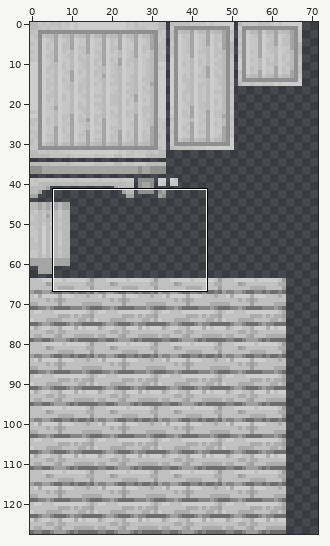
Sprite sheet -- assets/minecraft/textures/projecteden/decoration/dyeable/wooden_set_1.png. Above: a wide view before the commit, with the close-up outlined.
Close-up. As it was:
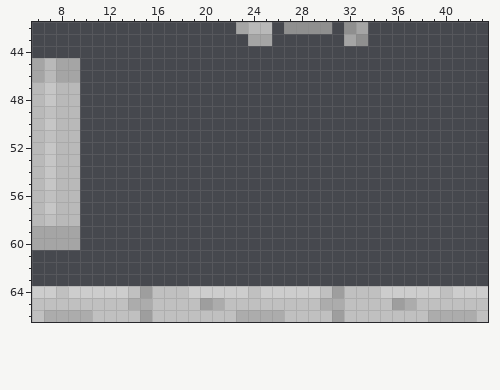
The file is 128x128 pixels. Colours within 5 levels of each other are drawn and written as one. Shown: x 6..43, y 42..66. The wide view leaves out empty margins.
Now the later version:
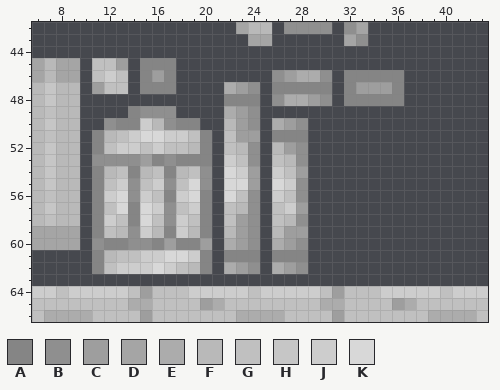
Palette (. is transparent): A #858585  B #8f8f8f  C #9e9e9e  D #a5a5a5  E #acacac  F #b9b9b9  G #c0c0c0  H #c6c6c6  J #cdcdcd  K #d8d8d8
Difference:
Colour A now appears in row 45 at x 15 to 17; in row 46 at x 15, 17 and 32 to 36; in row 47 at x 15 to 17, 26 to 30, 32 and 36; in row 48 at x 22 to 24 and 32 to 36; in row 49 at x 14; in row 50 at x 13 to 14 and 18 to 19.
Colour A now appears in row 51 at x 11, 20 and 26 to 28; in row 52 at x 11 and 20; in row 53 at x 16 and 18 to 20; in row 54 at x 11, 14 and 17; in row 55 at x 11; in row 56 at x 11, 17 and 20.
Colour A now appears in rows 57 to 58 at x 11, 14 and 20; in row 59 at x 11, 17 and 20; in row 60 at x 12 to 13, 16 and 18 to 19; in row 61 at x 11, 20, 22 to 24 and 26 to 28; in row 62 at x 11 and 20.
Colour B now appears in row 46 at x 26 and 30; in row 47 at x 24; in row 48 at x 26 and 30; in row 49 at x 15 to 17 and 24; in row 50 at x 12, 17, 24 and 28; in row 52 at x 24 and 28.
Colour B now appears in row 53 at x 11 to 14, 17, 24 and 28; in row 54 at x 20; in row 55 at x 14, 17, 20 and 28; in row 56 at x 14, 24 and 28; in row 57 at x 17 and 24; in row 58 at x 17, 24 and 28.
Colour B now appears in row 59 at x 14 and 24; in row 60 at x 11, 14 to 15, 24 and 28; in row 62 at x 24 and 28.
Colour C now appears in row 45 at x 13; in row 46 at x 16 and 27; in row 47 at x 11, 23 and 33 to 35; in row 48 at x 29; in row 49 at x 23; in row 50 at x 23 and 27.
Colour C now appears in row 51 at x 23 to 24; in row 52 at x 27; in row 53 at x 15; in row 54 at x 24 and 28; in row 55 at x 24; in row 57 at x 28.
Colour C now appears in row 58 at x 23; in row 59 at x 23 and 27 to 28; in row 60 at x 17, 20, 23 and 27; in row 62 at x 23 and 27.
Colour E now appears in row 46 at x 28 to 29; in row 47 at x 22; in row 48 at x 27 to 28; in row 49 at x 22; in row 50 at x 26; in row 60 at x 22 and 26.
Colour E now appears in row 62 at x 22 and 26.
Colour F now appears in row 50 at x 16 and 22; in row 51 at x 12; in row 52 at x 19, 23 and 26; in row 53 at x 27; in row 54 at x 12, 15 and 18; in row 57 at x 23.
Colour F now appears in row 58 at x 27; in row 59 at x 13, 16, 19, 22 and 26; in row 61 at x 12; in row 62 at x 19.
Colour G now appears in row 45 at x 11 to 12; in row 46 at x 11 and 13; in row 47 at x 12 to 13; in row 51 at x 13, 19 and 22; in row 52 at x 12, 15, 17 to 18 and 22; in row 53 at x 23 and 26.
Colour G now appears in row 54 at x 13, 16, 19 and 27; in row 55 at x 12, 15 and 18; in row 56 at x 16, 23 and 27; in row 57 at x 12, 18, 22 and 26; in row 58 at x 13, 16, 19, 22 and 26; in row 59 at x 12.
Colour G now appears in row 61 at x 13 to 14; in row 62 at x 12 and 18.
Colour J now appears in row 46 at x 12; in row 50 at x 15; in row 51 at x 14 and 17 to 18; in row 52 at x 13 to 14 and 16; in row 53 at x 22; in row 54 at x 23 and 26.
Colour J now appears in row 55 at x 13, 16 and 27; in row 56 at x 12, 15, 18 and 26; in row 57 at x 16, 19 and 27; in row 58 at x 12 and 18; in row 59 at x 15 and 18; in row 61 at x 15 to 16 and 19.
Colour J now appears in row 62 at x 13 to 15 and 17.
Colour K now appears in row 51 at x 15 to 16; in row 54 at x 22; in row 55 at x 19, 22 to 23 and 26; in row 56 at x 13, 19 and 22; in row 57 at x 13 and 15; in row 58 at x 15.
Colour K now appears in row 61 at x 17 to 18; in row 62 at x 16.
